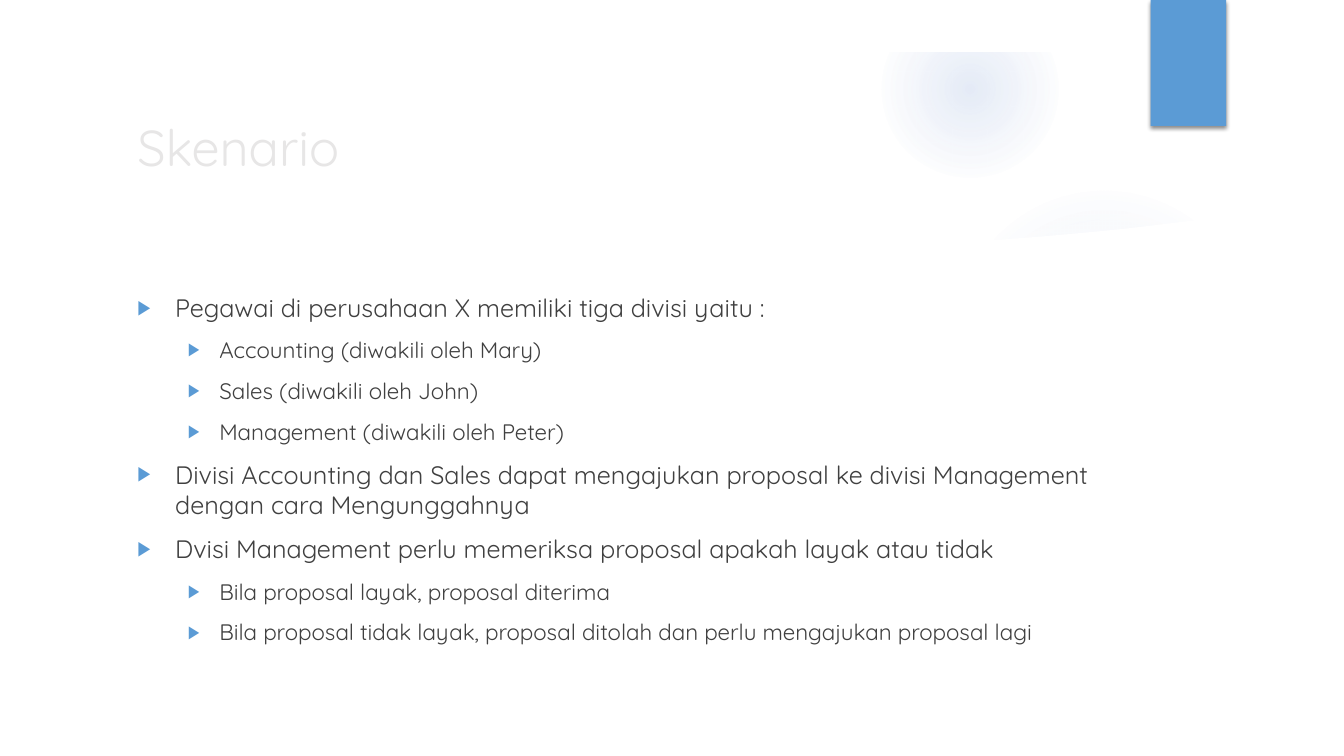
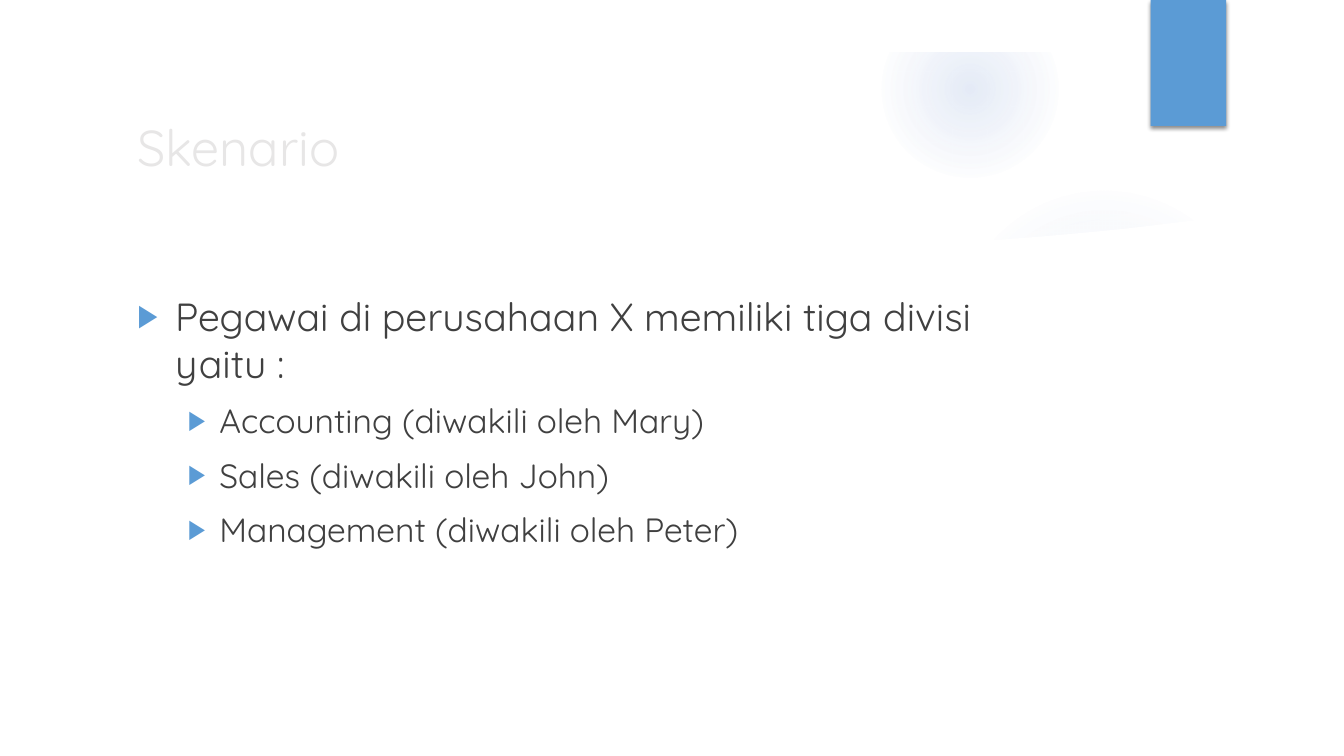
Before and after one commit to luckysenjaya/Skripsi, a slide deck: slide 23 of 10. Sidang/Sidang.pptx (slide 12 before the commit). Drawn at 1344x756 pixels with LibreOffice and Linux fonts; fonts in the diff are those of the drawing; background and template pictures are left out. Boxes give left, top, right and bottom in pixels: in the first picture for what was removed or moved away, otherwise in the second. Text is boxed around its words. In the diff, an @@ line names an element or a change of style, - is before the commit and + after.

```diff
--- a/10. Sidang/Sidang.pptx
+++ b/10. Sidang/Sidang.pptx
@@ text "Pegawai di perusahaan X memiliki ..." at bbox=[175, 302, 971, 549]: size 18 to 28 pt in "Pegawai di perusahaan X memiliki tiga divisi ..."; size 16 to 24 pt in "Accounting (diwakili oleh Mary)", "Sales (diwakili oleh John)", "Management (diwakili oleh Peter)" @@
@@ text at bbox=[175, 465, 1088, 645]: paragraphs removed @@
-▶ Divisi Accounting dan Sales dapat mengajukan proposal ke divisi Management dengan cara Mengunggahnya
-▶ Dvisi Management perlu memeriksa proposal apakah layak atau tidak
-  ▶ Bila proposal layak, proposal diterima
-  ▶ Bila proposal tidak layak, proposal ditolah dan perlu mengajukan proposal lagi
```
Also in this commit, not shown: 13 other slides changed, 12 slides added, 1 slide removed, 41 other files.
